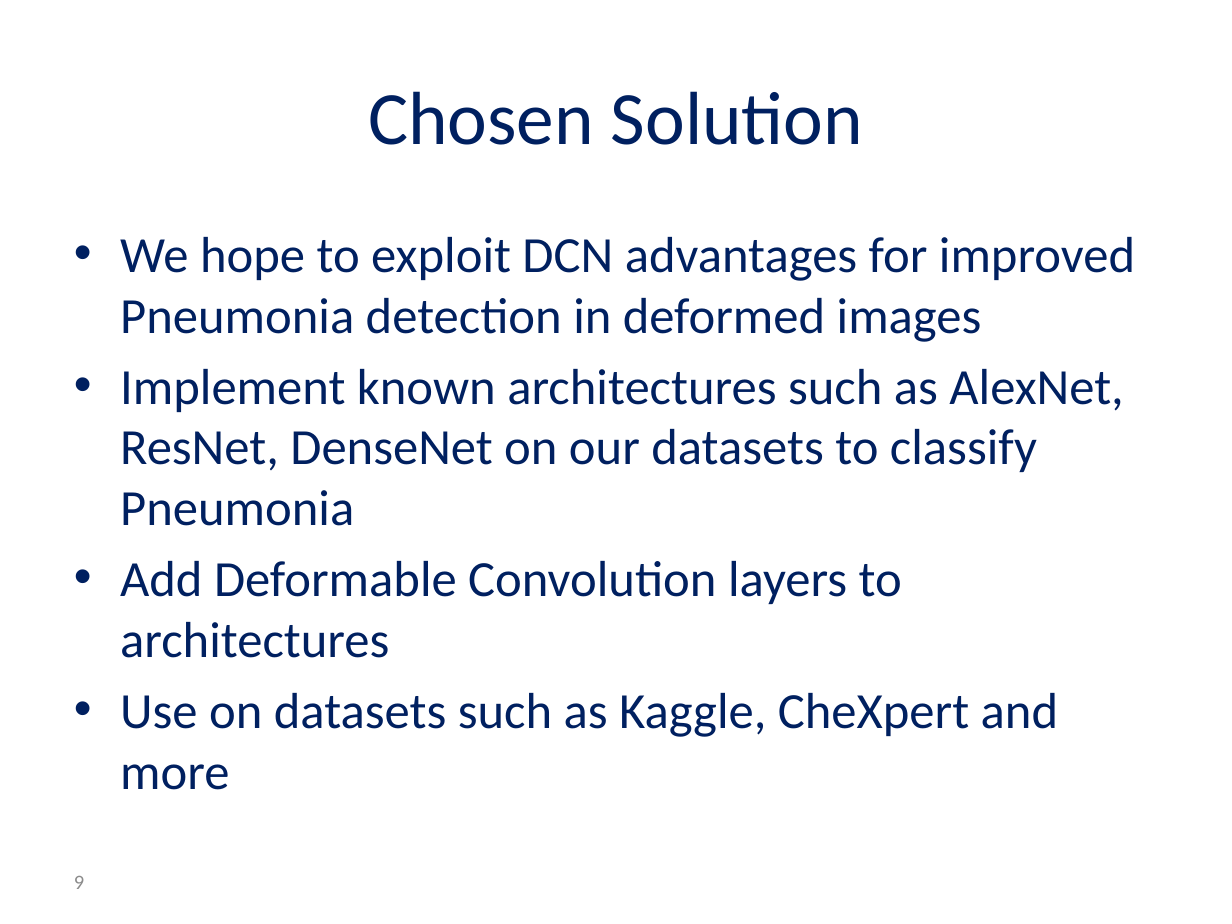
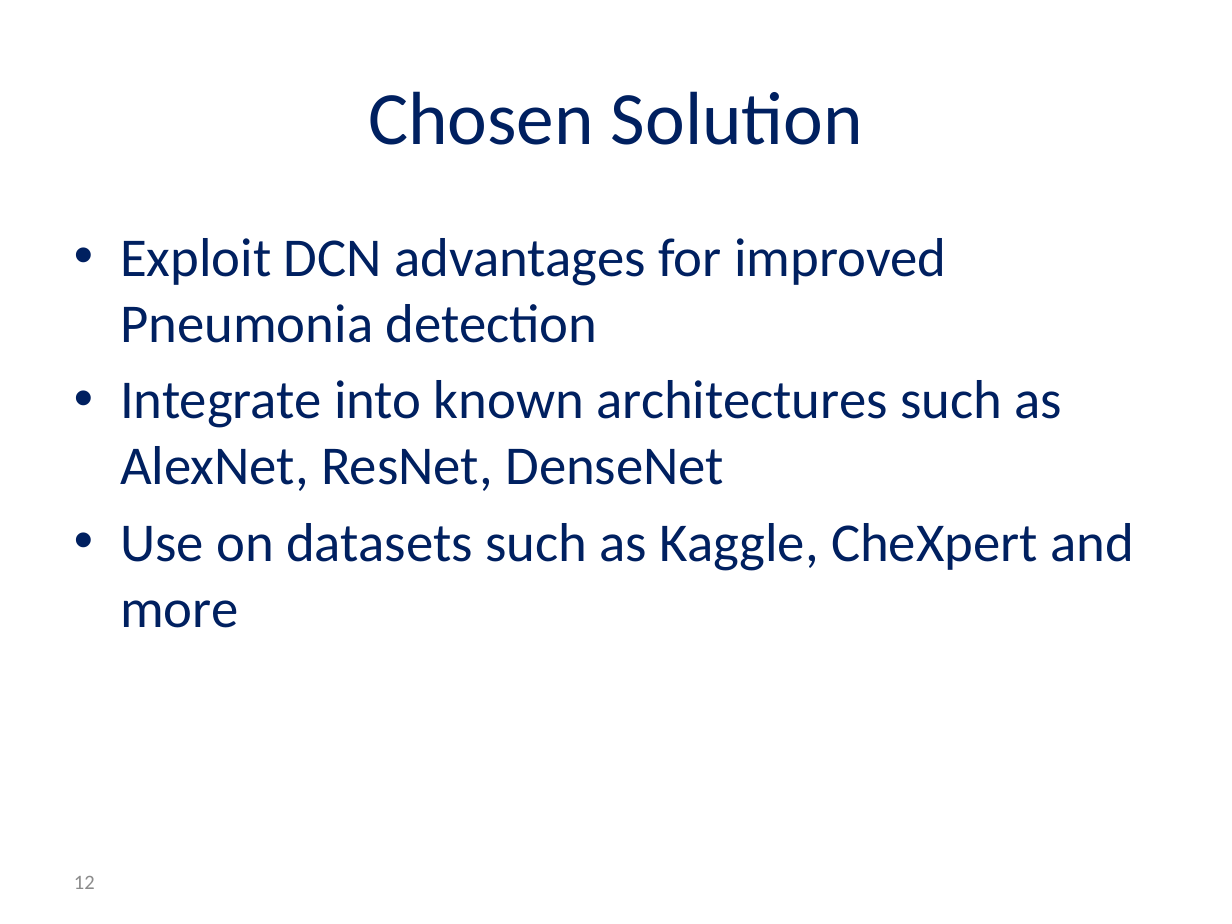
Before and after one commit to andyro2/Pneumonia-Detection-from-Chest-X-Rays-with-Robustness-to-Deformations, a slide deck: slide 12 of MidPresentation_Andy_Or.pptx (slide 9 before the commit). Drawn at 1232x924 pixels with LibreOffice and Linux fonts; fonts in the diff are those of the drawing; background and template pictures are left out. Boxes give left, top, right and bottom in pixels: in the first picture for what was removed or moved away, otherwise in the second. Text is boxed around its words. In the diff, an @@ line names an element or a change of style, - is before the commit and + after.

```diff
--- a/MidPresentation_Andy_Or.pptx
+++ b/MidPresentation_Andy_Or.pptx
@@ text at [120, 238, 1062, 491]: text changed; size 29.6 to 32 pt @@
-• We hope to exploit DCN advantages for improved Pneumonia detection in deformed images
-• Implement known architectures such as AlexNet, ResNet, DenseNet on our datasets to classify Pneumonia
-• Add Deformable Convolution layers to architectures
+• Exploit DCN advantages for improved Pneumonia detection
+• Integrate into known architectures such as AlexNet, ResNet, DenseNet
@@ text at [120, 523, 1134, 628]: size 29.6 to 32 pt in "Use on datasets such as Kaggle, CheXpert ..." @@
@@ page number at [74, 876, 95, 889]: text changed @@
-9
+12
```
Also in this commit, not shown: 10 other slides changed, 5 slides added.
